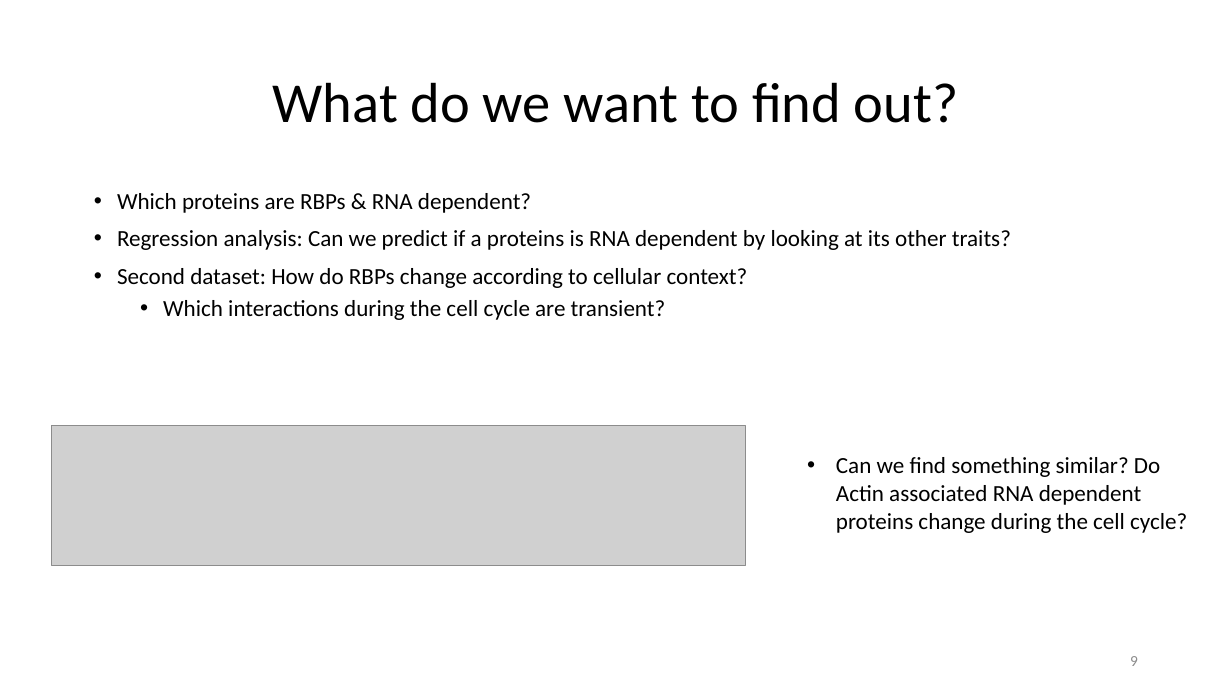
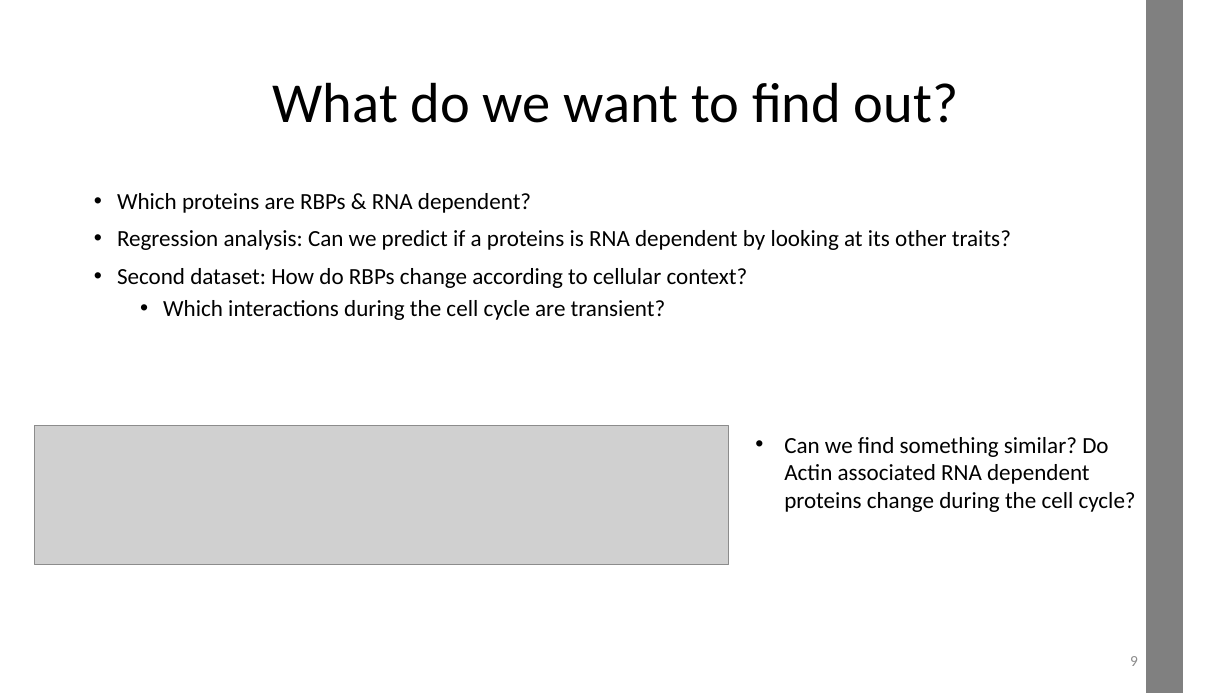
Before and after one commit to datascience-mobi-2022/2022-topic-03-team-05, a slide deck: slide 9 of Project Proposal_temporary draft.pptx. Drawn at 1232x693 pixels with LibreOffice and Linux fonts; fonts in the diff are those of the drawing; grey boxes stand for pictures. Boxes give left, top, right and bottom in pixels: in the first picture for what was removed or moved away, otherwise in the second. Text is boxed around its words. In the diff, an @@ line names an element or a change of style, - is before the commit and + after.

```diff
--- a/Project Proposal_temporary draft.pptx
+++ b/Project Proposal_temporary draft.pptx
@@ rectangle added at (1147, 0, 1183, 693), fill #808080, outline #808080 1 pt @@
@@ picture: place and size @@
-picture at (51, 426, 745, 566)
+picture at (35, 425, 729, 565)
@@ text "Can we find something similar? ...": place and size @@
-text "Can we find something similar? ..." at (836, 457, 1187, 533)
+text "Can we find something similar? ..." at (784, 437, 1136, 512)
```
Also in this commit, not shown: 11 other slides changed.
